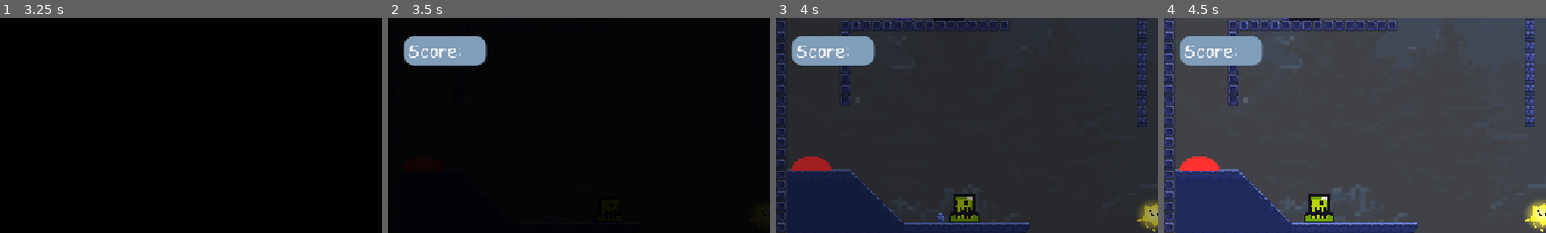
Above: before the commit, frames 1-4 (left to right).
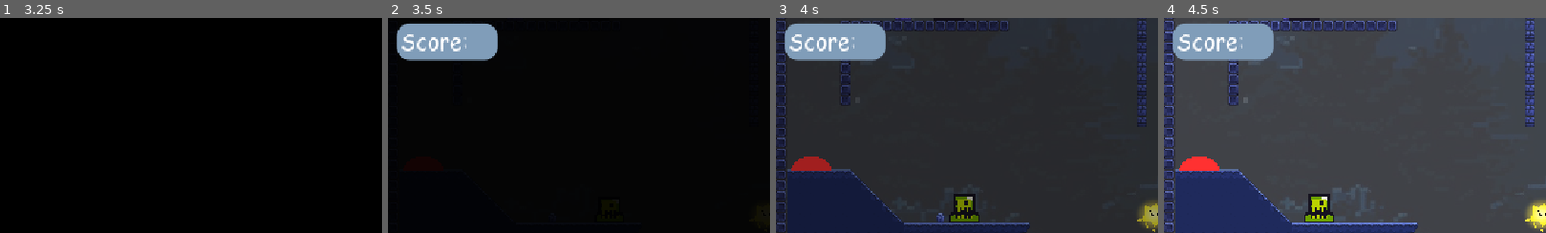
Above: after the commit, the same moments.

Repository: insertnewusername/moon-stealer
Game: Godot game, scene res://Scenes/startup.tscn
Two runs of this game, one before a commit and one after it. Both use one fixed random seed, a clock stepped at 60 frames per second and the inputs below. Sound files missing from this copy of the repository are replaced by a short silence.
Inputs (mouse positions are % of the whole screen's width and height, from its top left):
- Up to frame 1 (3.25 s): click "Play" at 0.5 s; click "Play" at 1.25 s; tap Enter (ui_accept) at 2, 2.27 s; move the mouse to (72, 45) at 2.02 s; hold Right (ui_right) 2.03-2.75 s; tap Space (attack) at 2.1 s; click (72, 45) at 2.17 s; click "Instructions" at 2.75 s
- Up to frame 2 (3.5 s): no input
- Up to frame 3 (4 s): move the mouse to (30, 55) at 3.52 s; hold Right (ui_right) from 3.53 s (still down); tap Alt at 3.6 s; tap Enter (ui_accept) at 3.77 s
- Up to frame 4 (4.5 s): move the mouse to (60, 28) at 4.27 s; release Right (ui_right) at 4.28 s; hold Left (ui_left) from 4.28 s (still down); tap Shift at 4.35 s
The pictures show only the part of the screen within x 0-50%, y 0-50%; the shares and areas given below are measured in that part.

Frame 1 is identical in both runs. In frame 2, 3.3% of the frame differs, in the area x 2-29%, y 2-23%; in frame 3, 3.3%; in frame 4, 3.3%.

Commit message:
scale the score thing up a lil

Diff:
--- a/level1.tscn
+++ b/level1.tscn
@@ -2138,10 +2138,11 @@
 [node name="Panel" type="Panel" parent="CanvasLayer2" unique_id=1037534489]
 anchors_preset = -1
 anchor_right = 0.0069444445
-offset_left = 24.0
-offset_top = 27.0
-offset_right = 140.0
-offset_bottom = 72.0
+offset_left = 13.0
+offset_top = 8.0
+offset_right = 128.99994
+offset_bottom = 53.0
+scale = Vector2(1.2281151, 1.2281151)
 theme_override_styles/panel = SubResource("StyleBoxFlat_ycl4i")
 metadata/_edit_use_anchors_ = true
 
